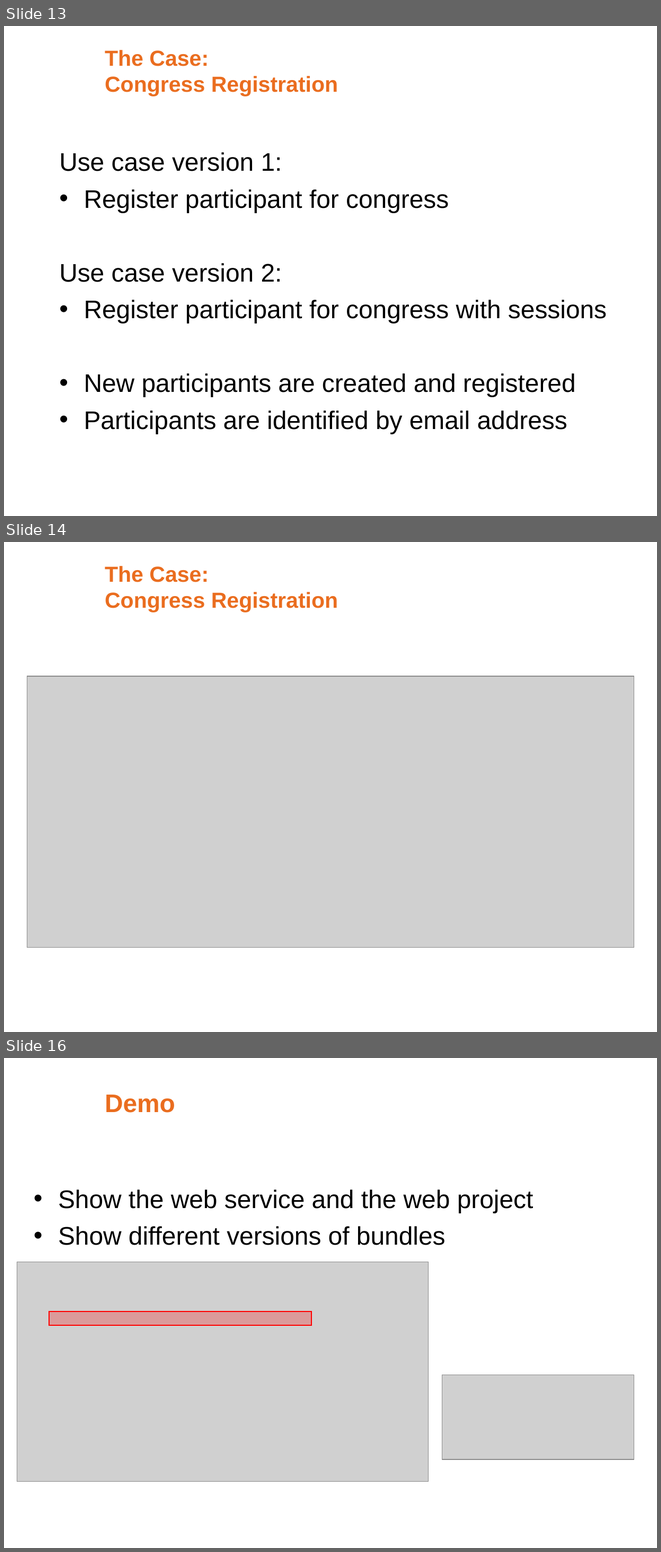
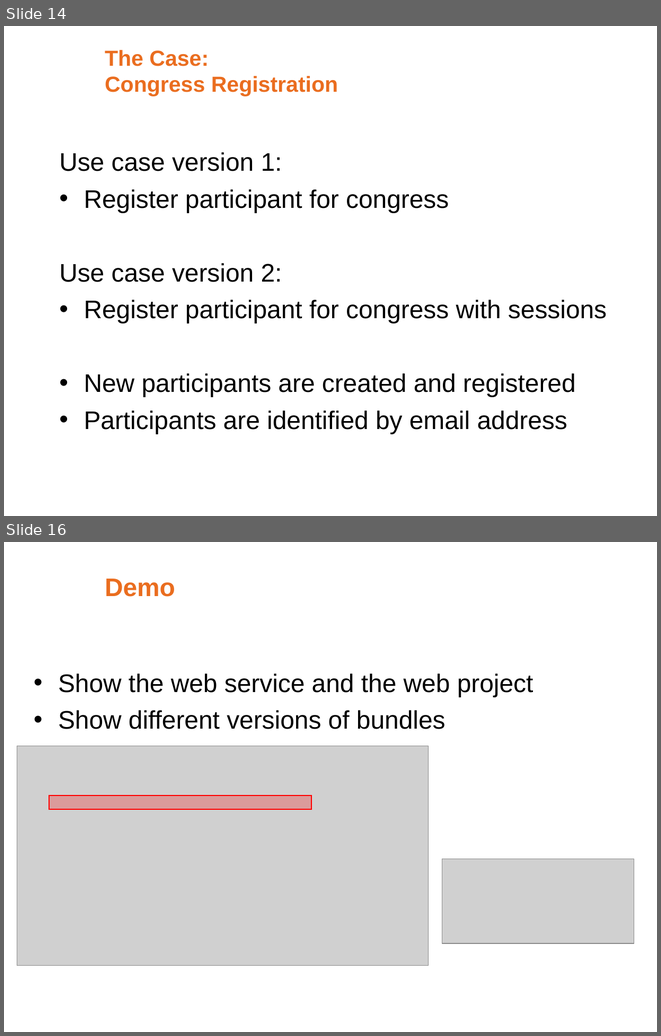
Before and after one commit to noushadali/osgi-samples, a slide deck: congress-registration/documentation/Webservice versioning using osgi.ppt. Shown one above the other, each under a label of ours: slides 13, 14 and 16 before the commit, slides 14 and 16 after it; the slides between them are not shown. The pictures are 661x1552 and 661x1036 pixels, drawn with LibreOffice and Linux fonts; fonts in the diff are those of the drawing; grey boxes stand for pictures; background and template pictures are left out. Boxes give left, top, right and bottom in pixels: in the first picture for what was removed or moved away, otherwise in the second. Text is boxed around its words. In the diff, an @@ line names an element or a change of style, - is before the commit and + after.

```diff
--- a/congress-registration/documentation/Webservice versioning using osgi.ppt
+++ b/congress-registration/documentation/Webservice versioning using osgi.ppt
@@ slide 14 removed at [4,542,657,1032], background #FFFFFF @@
@@ title removed at [105,566,338,612] @@
-The Case:
-Congress Registration
@@ picture removed at [27,676,634,947] @@
@@ what was slide 13 is now slide 14 @@
```
Also in this commit, not shown: 7 slides changed, 1 slide added.
